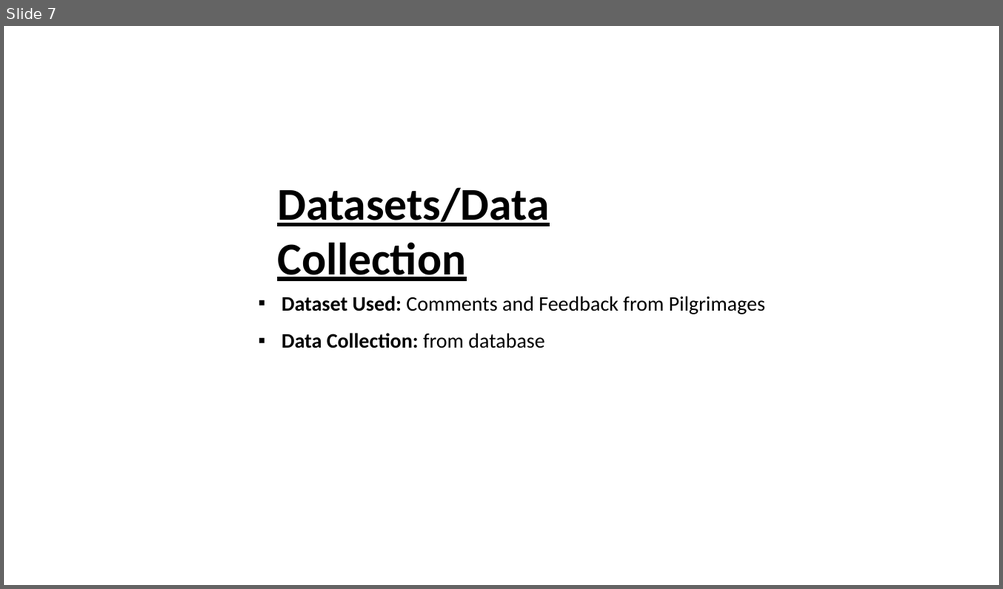
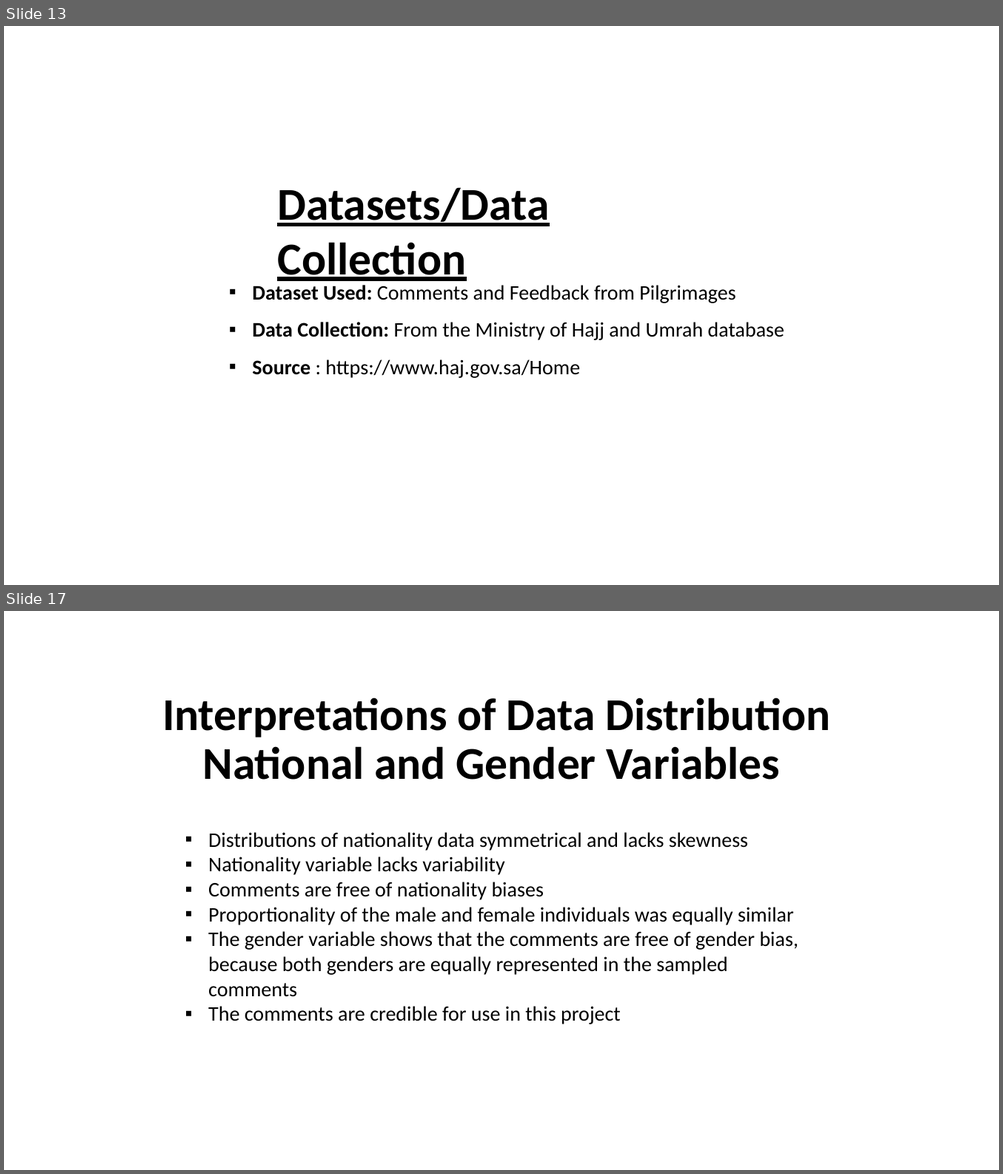
Before and after one commit to AllanDS-coder/pilgrim-sentiment-analysis, a slide deck: AI-Driven Analysis of Pilgrim Experiences Enhancing Hajj and Umrah Services Through Smart Data Insigh.pptx. Shown one above the other, each under a label of ours: slide 7 before the commit, slides 13 and 17 after it; the slides between them are not shown. The pictures are 1003x589 and 1003x1174 pixels, drawn with LibreOffice and Linux fonts; fonts in the diff are those of the drawing; background and template pictures are left out. Boxes give left, top, right and bottom in pixels: in the first picture for what was removed or moved away, otherwise in the second. Text is boxed around its words. In the diff, an @@ line names an element or a change of style, - is before the commit and + after.

```diff
--- a/AI-Driven Analysis of Pilgrim Experiences Enhancing Hajj and Umrah Services Through Smart Data Insigh.pptx
+++ b/AI-Driven Analysis of Pilgrim Experiences Enhancing Hajj and Umrah Services Through Smart Data Insigh.pptx
@@ slide 17 added at bbox=[4, 611, 999, 1170], background picture (left out) @@
@@ title added at bbox=[162, 698, 831, 780], 44 pt, text #000000, bold @@
+Interpretations of Data Distribution
+National and Gender Variables
@@ text added at bbox=[208, 832, 799, 1025], 20 pt, text #000000 @@
+▪ Distributions of nationality data symmetrical and lacks skewness
+▪ Nationality variable lacks variability
+▪ Comments are free of nationality biases
+▪ Proportionality of the male and female individuals was equally similar
+▪ The gender variable shows that the comments are free of gender bias, because both genders are equally represented in the sampled comments
+▪ The comments are credible for use in this project
@@ what was slide 7 is now slide 13 @@
@@ slide 13 changed as well @@
@@ text "Dataset Used: Comments and Feedback ...": place and size @@
-text "Dataset Used: Comments and Feedback ..." at bbox=[282, 296, 765, 349]
+text "Dataset Used: Comments and Feedback ..." at bbox=[252, 285, 784, 378]
@@ text at bbox=[252, 322, 784, 378]: text changed; bold off @@
-▪ Data Collection: from database
+▪ Data Collection: From the Ministry of Hajj and Umrah database
+▪ Source : https://www.haj.gov.sa/Home
```
Also in this commit, not shown: 11 other slides changed, 37 other slides added, 3 slides removed, 1 other file.
